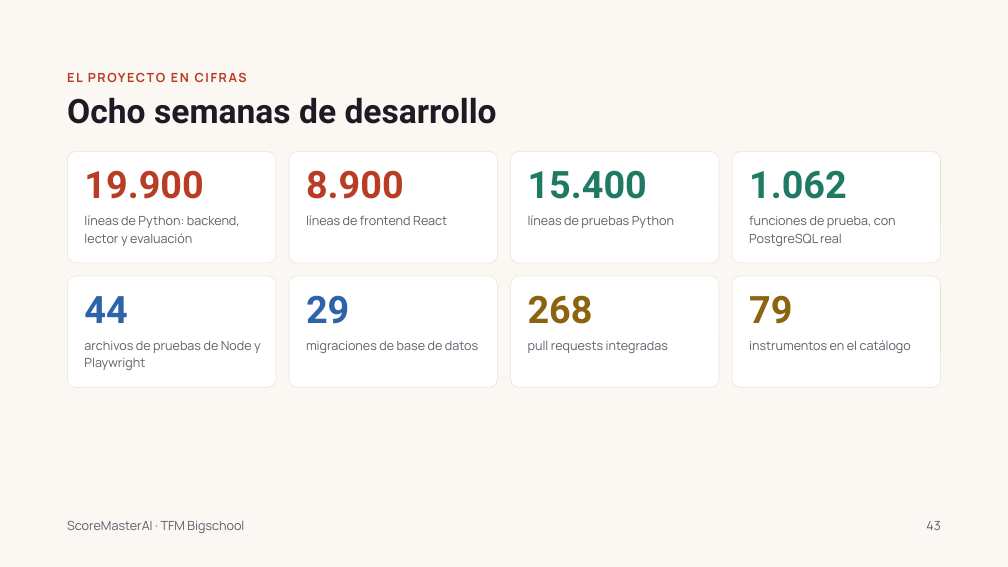
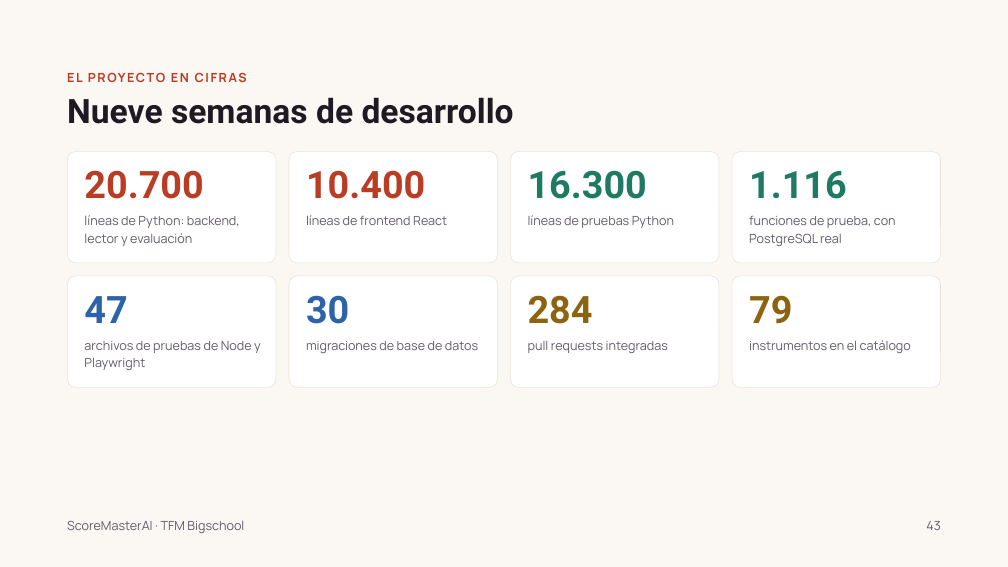
Before and after one commit to monicamorenogomez76/scoremaster-ai, a slide deck: slide 43 of docs/ScoreMasterAI · TFM.pptx. Drawn at 1008x567 pixels with LibreOffice and Linux fonts; fonts in the diff are those of the drawing. Boxes give left, top, right and bottom in pixels: in the first picture for what was removed or moved away, otherwise in the second. Text is boxed around its words. In the diff, an @@ line names an element or a change of style, - is before the commit and + after.

```diff
--- a/docs/ScoreMasterAI · TFM.pptx
+++ b/docs/ScoreMasterAI · TFM.pptx
@@ title at [67,97,514,124]: text changed @@
-Ocho semanas de desarrollo
+Nueve semanas de desarrollo
@@ text at [84,170,203,199]: text changed @@
-19.900
+20.700
@@ text at [306,170,425,199]: text changed @@
-8.900
+10.400
@@ text at [528,170,647,199]: text changed @@
-15.400
+16.300
@@ text at [749,171,847,199]: text changed @@
-1.062
+1.116
@@ text at [84,296,127,323]: text changed @@
-44
+47
@@ text at [306,295,349,324]: text changed @@
-29
+30
@@ text at [528,295,593,324]: text changed @@
-268
+284
```
Also in this commit, not shown: 3 other slides changed, 5 other files.
